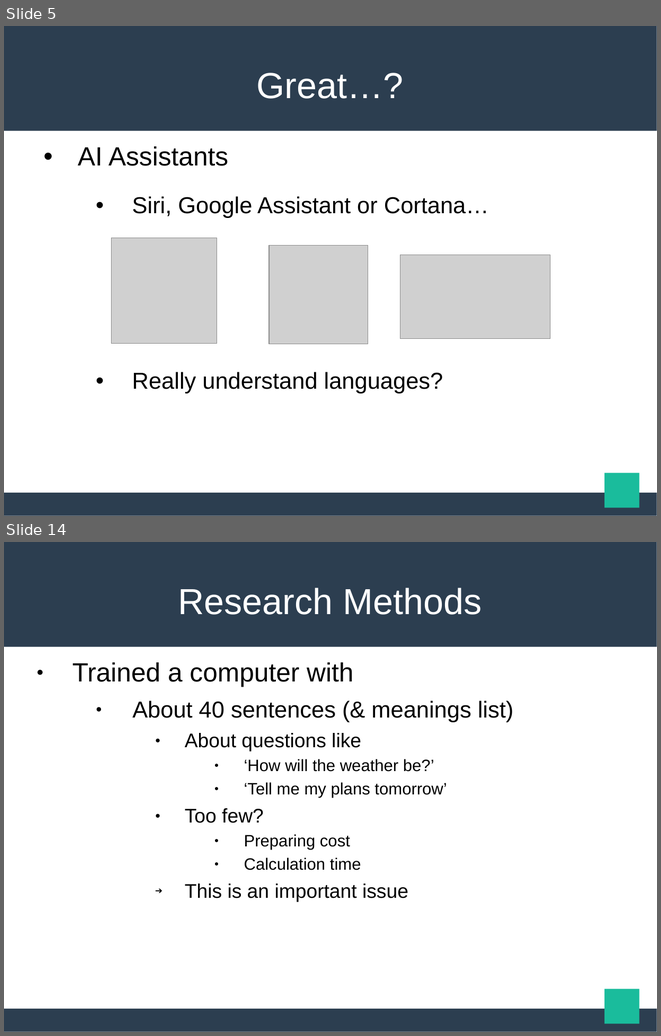
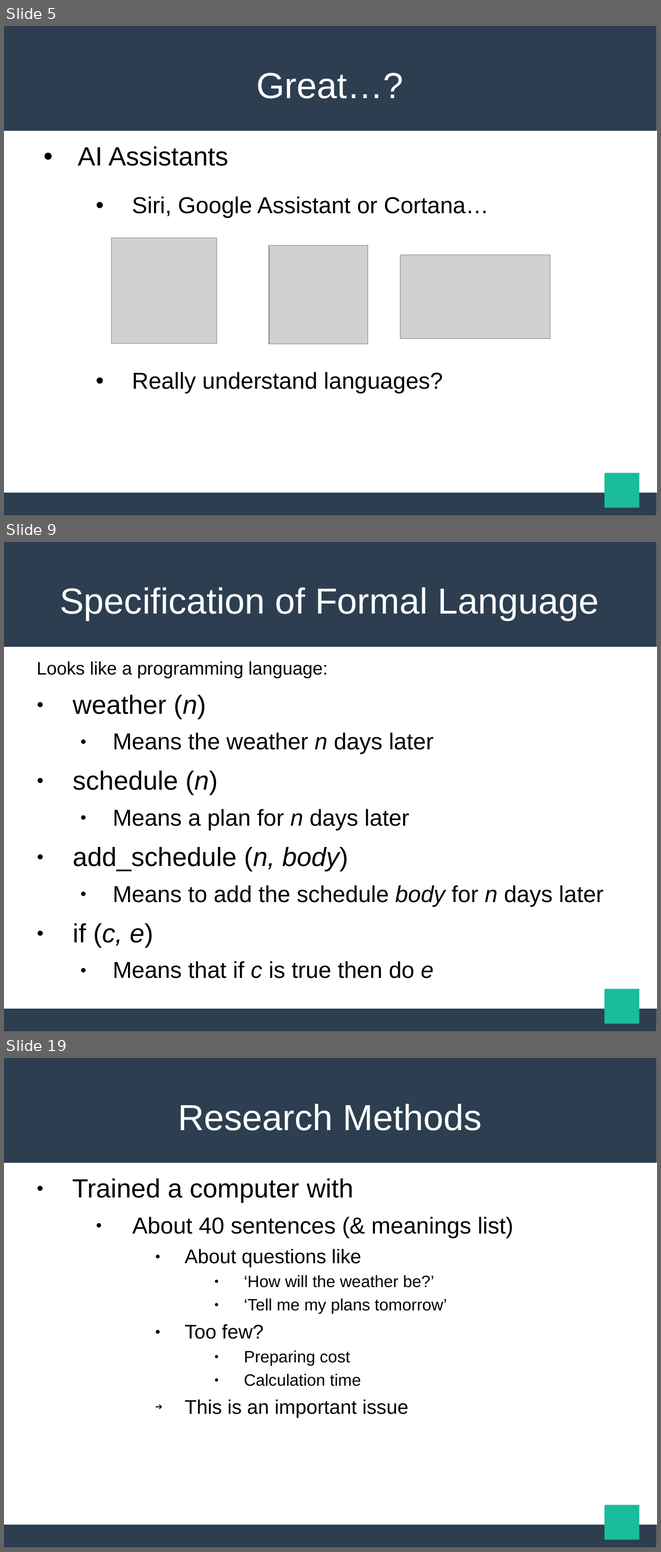
Before and after one commit to maekawatoshiki/neural-machine-translation-demo, a slide deck: NY_slide.ppt. Shown one above the other, each under a label of ours: slides 5 and 14 before the commit, slides 5, 9 and 19 after it; the slides between them are not shown. The pictures are 661x1036 and 661x1552 pixels, drawn with LibreOffice and Linux fonts; fonts in the diff are those of the drawing; grey boxes stand for pictures. Boxes give left, top, right and bottom in pixels: in the first picture for what was removed or moved away, otherwise in the second. Text is boxed around its words. In the diff, an @@ line names an element or a change of style, - is before the commit and + after.

```diff
--- a/NY_slide.ppt
+++ b/NY_slide.ppt
@@ slide 9 added at box(4, 542, 657, 1032), background #FFFFFF; not listed: 3 template elements that a slide beside it also shows @@
@@ title added at box(60, 587, 599, 620), 44 pt, text #FFFFFF @@
+Specification of Formal Language
@@ text added at box(37, 661, 603, 978), 28 pt, text #000000 @@
+Looks like a programming language:
+● weather (n)
+  ● Means the weather n days later
+● schedule (n)
+  ● Means a plan for n days later
+● add_schedule (n, body)
+  ● Means to add the schedule body for n days later
+● if (c, e)
+  ● Means that if c is true then do e
@@ what was slide 14 is now slide 19 @@
```
Also in this commit, not shown: 12 slides changed, 4 other slides added, 2 other files.
